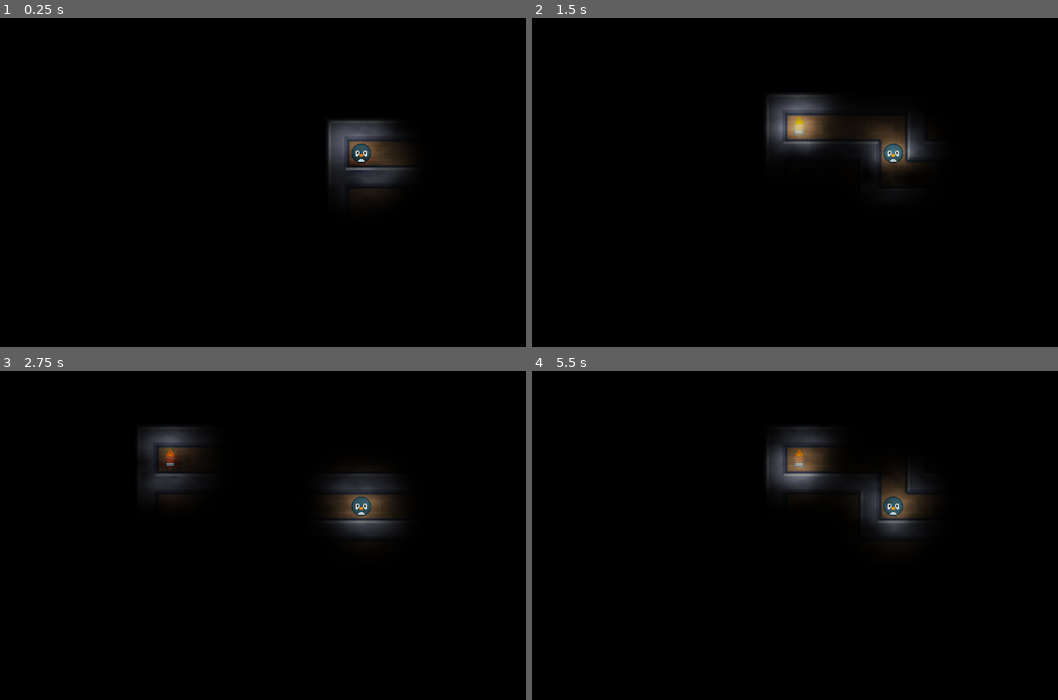
Above: before the commit, frames 1-4 (two rows, left to right).
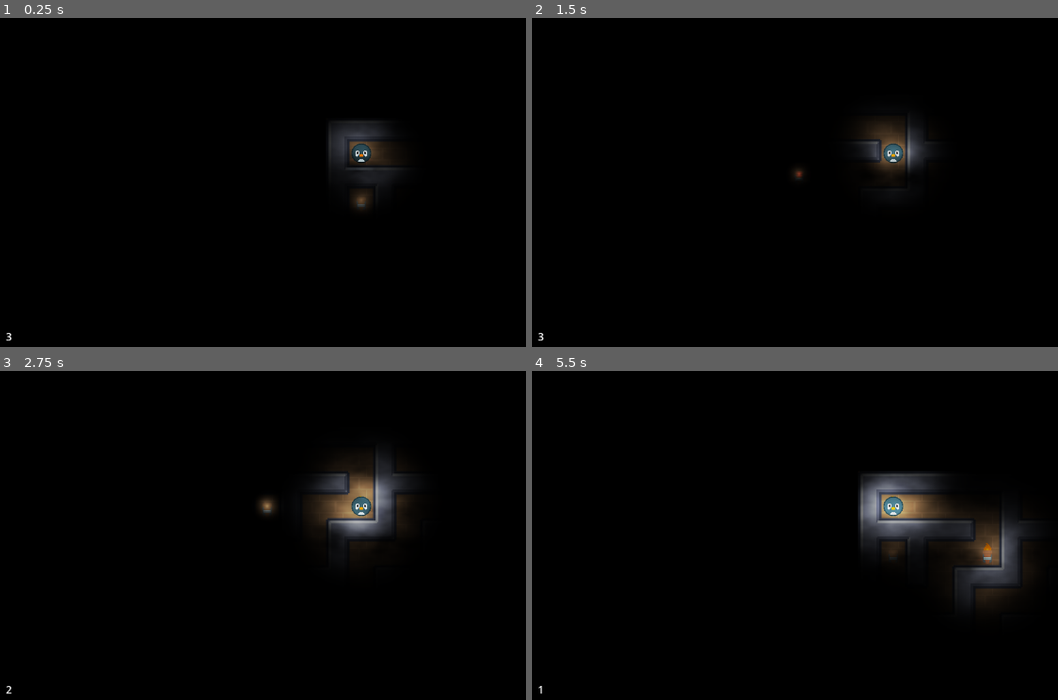
Above: after the commit, the same moments.

Repository: TheoGuerin64/Moze
Game: Godot game, scene res://scenes/main.tscn
Same seed, same stepped clock (60 frames per second), same inputs: the game is played once before the commit and once after it.
Inputs:
- Up to frame 1 (0.25 s): no input
- Up to frame 2 (1.5 s): hold D (game_right) 0.53-1.28 s; tap Space (game_use, bound only after the commit) at 0.6, 1.35 s; hold S (game_down) from 1.28 s (still down)
- Up to frame 3 (2.75 s): release S (game_down) at 2.03 s; hold D (game_right) from 2.03 s (still down); tap Space (game_use, bound only after the commit) at 2.1 s
- Up to frame 4 (5.5 s): release D (game_right) at 2.78 s; hold W (game_up) 2.78-3.53 s; tap Space (game_use, bound only after the commit) every 0.75 s from 2.85 to 5.1 s; hold A (game_left) 3.53-5.03 s; hold S (game_down) from 5.03 s (still down)

The runs differ from the first frame. In frame 1, 1.3% of the frame differs, in the area x 1-77%, y 31-99%; in frame 2, 2.2%; in frame 3, 4.3%; in frame 4, 8.1%, in the area x 1-95%, y 16-99%.

Commit message:
Add toch usage

Diff:
--- a/project.godot
+++ b/project.godot
@@ -45,3 +45,8 @@
 , Object(InputEventKey,"resource_local_to_scene":false,"resource_name":"","device":-1,"window_id":0,"alt_pressed":false,"shift_pressed":false,"ctrl_pressed":false,"meta_pressed":false,"pressed":false,"keycode":0,"physical_keycode":4194322,"key_label":0,"unicode":0,"echo":false,"script":null)
 ]
 }
+game_use={
+"deadzone": 0.5,
+"events": [Object(InputEventKey,"resource_local_to_scene":false,"resource_name":"","device":-1,"window_id":0,"alt_pressed":false,"shift_pressed":false,"ctrl_pressed":false,"meta_pressed":false,"pressed":false,"keycode":0,"physical_keycode":32,"key_label":0,"unicode":32,"echo":false,"script":null)
+]
+}
--- a/scenes/main.tscn
+++ b/scenes/main.tscn
@@ -6,7 +6,8 @@
 [ext_resource type="PackedScene" uid="uid://dybyxmx671uov" path="res://scenes/player.tscn" id="3_2m2r1"]
 [ext_resource type="Script" path="res://scripts/maze.gd" id="3_4er6t"]
 [ext_resource type="Shader" path="res://shader/fog.gdshader" id="5_72aoc"]
-[ext_resource type="PackedScene" uid="uid://crgt6kihpkhro" path="res://scenes/torch.tscn" id="7_rv4dc"]
+[ext_resource type="PackedScene" uid="uid://d4j37df7i708j" path="res://scenes/torch_item.tscn" id="5_btyc6"]
+[ext_resource type="PackedScene" uid="uid://d2jga8ehrm26o" path="res://scenes/ui.tscn" id="8_i5wd5"]
 [ext_resource type="Script" path="res://scripts/Fog.gd" id="8_x0i65"]
 
 [sub_resource type="TileSetAtlasSource" id="TileSetAtlasSource_i6wt0"]
@@ -532,12 +533,15 @@
 script = ExtResource("3_4er6t")
 width = 51
 
-[node name="Torch" parent="Maze" instance=ExtResource("7_rv4dc")]
-position = Vector2(54, 54)
+[node name="Torches" type="Node2D" parent="Maze"]
+
+[node name="TorchItem" parent="Maze" instance=ExtResource("5_btyc6")]
+position = Vector2(54, 126)
 
 [node name="Player" parent="Maze" instance=ExtResource("3_2m2r1")]
 position = Vector2(54, 54)
 speed = 250.0
+torch_count = 3
 
 [node name="Camera" type="Camera2D" parent="Maze/Player"]
 
@@ -549,3 +553,5 @@
 
 [node name="LightFilter" type="CanvasModulate" parent="."]
 color = Color(0, 0, 0, 1)
+
+[node name="UI" parent="." instance=ExtResource("8_i5wd5")]
--- a/scenes/player.tscn
+++ b/scenes/player.tscn
@@ -9,16 +9,18 @@
 [sub_resource type="CanvasItemMaterial" id="CanvasItemMaterial_1uq7t"]
 light_mode = 1
 
-[sub_resource type="Gradient" id="Gradient_5u7yj"]
+[sub_resource type="Gradient" id="Gradient_ypvie"]
 offsets = PackedFloat32Array(0, 0.748387)
 colors = PackedColorArray(1, 1, 1, 1, 0, 0, 0, 0)
 
 [sub_resource type="GradientTexture2D" id="GradientTexture2D_p6qxc"]
-gradient = SubResource("Gradient_5u7yj")
+gradient = SubResource("Gradient_ypvie")
 fill = 1
 fill_from = Vector2(0.5, 0.5)
 
 [node name="Player" type="CharacterBody2D"]
+collision_layer = 3
+collision_mask = 3
 motion_mode = 1
 script = ExtResource("1_5hnvh")
 
--- a/scenes/torch.tscn
+++ b/scenes/torch.tscn
@@ -1,6 +1,6 @@
 [gd_scene load_steps=4 format=3 uid="uid://crgt6kihpkhro"]
 
-[ext_resource type="Texture2D" uid="uid://cmlte80prkxo7" path="res://assets/torch.png" id="1_krmj2"]
+[ext_resource type="Texture2D" uid="uid://cmlte80prkxo7" path="res://assets/torch_on.png" id="1_iciy4"]
 
 [sub_resource type="Gradient" id="Gradient_4gw6s"]
 offsets = PackedFloat32Array(0, 0.748387)
@@ -15,8 +15,8 @@
 blend_mode = 2
 shadow_filter_smooth = 1.0
 texture = SubResource("GradientTexture2D_osx2h")
-texture_scale = 4.0
+texture_scale = 5.0
 
 [node name="Torch" type="Sprite2D" parent="."]
 scale = Vector2(0.32, 0.315)
-texture = ExtResource("1_krmj2")
+texture = ExtResource("1_iciy4")
--- /dev/null
+++ b/scenes/torch_item.tscn
@@ -0,0 +1,35 @@
+[gd_scene load_steps=6 format=3 uid="uid://d4j37df7i708j"]
+
+[ext_resource type="Texture2D" uid="uid://d1ox0mu5ieqls" path="res://assets/torch_off.png" id="1_jhjye"]
+[ext_resource type="Script" path="res://scripts/torch_item.gd" id="1_sb0hs"]
+
+[sub_resource type="RectangleShape2D" id="RectangleShape2D_8xhnc"]
+size = Vector2(36, 36)
+
+[sub_resource type="Gradient" id="Gradient_5u7yj"]
+offsets = PackedFloat32Array(0, 0.748387)
+colors = PackedColorArray(1, 1, 1, 1, 0, 0, 0, 0)
+
+[sub_resource type="GradientTexture2D" id="GradientTexture2D_g5g35"]
+gradient = SubResource("Gradient_5u7yj")
+fill = 1
+fill_from = Vector2(0.5, 0.5)
+
+[node name="TorchItem" type="Area2D"]
+collision_layer = 2
+collision_mask = 2
+script = ExtResource("1_sb0hs")
+
+[node name="Collision" type="CollisionShape2D" parent="."]
+shape = SubResource("RectangleShape2D_8xhnc")
+
+[node name="Sprite" type="Sprite2D" parent="."]
+scale = Vector2(0.32, 0.32)
+texture = ExtResource("1_jhjye")
+
+[node name="Light" type="PointLight2D" parent="."]
+blend_mode = 2
+shadow_filter_smooth = 1.0
+texture = SubResource("GradientTexture2D_g5g35")
+
+[connection signal="body_entered" from="." to="." method="_on_body_entered"]
--- /dev/null
+++ b/scenes/ui.tscn
@@ -0,0 +1,38 @@
+[gd_scene load_steps=2 format=3 uid="uid://d2jga8ehrm26o"]
+
+[ext_resource type="Script" path="res://scripts/ui.gd" id="1_4rl7d"]
+
+[node name="UI" type="CanvasLayer"]
+script = ExtResource("1_4rl7d")
+
+[node name="Control" type="Control" parent="."]
+layout_mode = 3
+anchors_preset = 15
+anchor_right = 1.0
+anchor_bottom = 1.0
+grow_horizontal = 2
+grow_vertical = 2
+
+[node name="MarginContainer" type="MarginContainer" parent="Control"]
+layout_mode = 1
+anchors_preset = 15
+anchor_right = 1.0
+anchor_bottom = 1.0
+grow_horizontal = 2
+grow_vertical = 2
+theme_override_constants/margin_left = 32
+theme_override_constants/margin_top = 32
+theme_override_constants/margin_right = 32
+theme_override_constants/margin_bottom = 32
+
+[node name="VBoxContainer" type="VBoxContainer" parent="Control/MarginContainer"]
+layout_mode = 2
+alignment = 2
+
+[node name="HBoxContainer" type="HBoxContainer" parent="Control/MarginContainer/VBoxContainer"]
+layout_mode = 2
+
+[node name="TorchCount" type="Label" parent="Control/MarginContainer/VBoxContainer/HBoxContainer"]
+unique_name_in_owner = true
+layout_mode = 2
+text = "0"
--- a/scripts/maze.gd
+++ b/scripts/maze.gd
@@ -15,21 +15,22 @@
 const FLOOR_TILE_ID: int = 1
 
 
-func isValidPosition(pos: Vector2i) -> bool:
+func is_valid_position(pos: Vector2i) -> bool:
 	return pos.x > 0 and pos.x < width and pos.y > 0 and pos.y < height
 
 
-func searchNextDirection(maze: Array[PackedInt32Array], pos: Vector2i) -> Vector2i:
-	var directions = DIRECTIONS.duplicate()
+func search_next_direction(maze: Array[PackedInt32Array], pos: Vector2i) -> Vector2i:
+	var directions: Array[Vector2i] = DIRECTIONS.duplicate()
 	directions.shuffle()
+
 	for direction in directions:
-		var newPos = pos + direction * 2
-		if isValidPosition(newPos) and maze[newPos.y][newPos.x] == 1 :
+		var new_position: Vector2i = pos + direction * 2
+		if is_valid_position(new_position) and maze[new_position.y][new_position.x] == 1 :
 			return direction
 	return Vector2i.ZERO
 
 
-func initMaze() -> Array[PackedInt32Array]:
+func init_maze() -> Array[PackedInt32Array]:
 	var array: Array[PackedInt32Array] = []
 	array.resize(height)
 	for y in range(height):
@@ -41,14 +42,14 @@
 	return array
 
 
-func generateMaze() -> Array[PackedInt32Array]:
-	var maze: Array[PackedInt32Array] = initMaze()
+func generate_maze() -> Array[PackedInt32Array]:
+	var maze: Array[PackedInt32Array] = init_maze()
 	var pos = Vector2i(1, 1)
 	var stack = [pos]
 	while not stack.is_empty():
 		maze[pos.y][pos.x] = 0
 
-		var nextDirection = searchNextDirection(maze, pos)
+		var nextDirection = search_next_direction(maze, pos)
 		if nextDirection == Vector2i.ZERO:
 			pos = stack.pop_back()
 			continue
@@ -69,7 +70,7 @@
 	assert(width > 10, "width must be greater than 10")
 	assert(height > 10, "height must be greater than 10")
 
-	var maze: Array[PackedInt32Array] = generateMaze()
+	var maze: Array[PackedInt32Array] = generate_maze()
 
 	var wall_cells: Array[Vector2i] = []
 	for y in maze.size():
--- a/scripts/player.gd
+++ b/scripts/player.gd
@@ -1,6 +1,7 @@
 extends CharacterBody2D
 
 @export var speed: float = 300
+@export var torch_count: int = 0
 
 var maze: TileMap
 
@@ -48,3 +49,26 @@
 			is_moving = false
 
 		move_and_collide(velocity)
+
+
+func is_torch(torches: Node2D) -> bool:
+	for torch in torches.get_children():
+		if torch.position == position:
+			return true
+	return false
+
+
+func _process(_delta: float) -> void:
+	if not is_moving and Input.is_action_just_released("game_use"):
+		var torches: Node2D = maze.get_node("Torches")
+		if torch_count <= 0 or is_torch(torches):
+			return
+
+		var ui: CanvasLayer = get_node("/root/Main/UI")
+
+		var torch_item: PointLight2D = preload("res://scenes/torch.tscn").instantiate()
+		torch_item.position = position
+		maze.get_node("Torches").add_child(torch_item)
+
+		torch_count -= 1
+		ui.update_torch_count(torch_count)
--- /dev/null
+++ b/scripts/torch_item.gd
@@ -0,0 +1,9 @@
+extends Area2D
+
+
+func _on_body_entered(body: Node2D) -> void:
+	var ui: CanvasLayer = get_node("/root/Main/UI")
+
+	body.torch_count += 1
+	ui.update_torch_count(body.torch_count)
+	queue_free()
--- /dev/null
+++ b/scripts/ui.gd
@@ -0,0 +1,11 @@
+extends CanvasLayer
+
+@onready var torch_count_label = %TorchCount
+
+func _ready() -> void:
+	var player: CharacterBody2D = get_node("/root/Main/Maze/Player")
+	update_torch_count(player.torch_count)
+
+
+func update_torch_count(value: int) -> void:
+	torch_count_label.text = str(value)
Binary file added: assets/torch_icon.png
Not shown, added: assets/torch_icon.png.import
Binary file added: assets/torch_off.png
Not shown, added: assets/torch_off.png.import
Renamed: assets/torch.png -> assets/torch_on.png
Not shown, changed: assets/torch_on.png.import
Not shown: 1 places in scenes/main.tscn that only renumber resources
